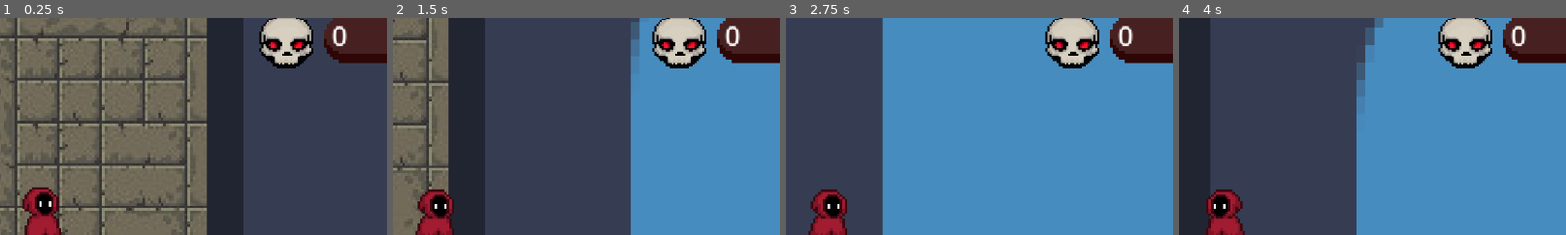
Above: before the commit, frames 1-4 (left to right).
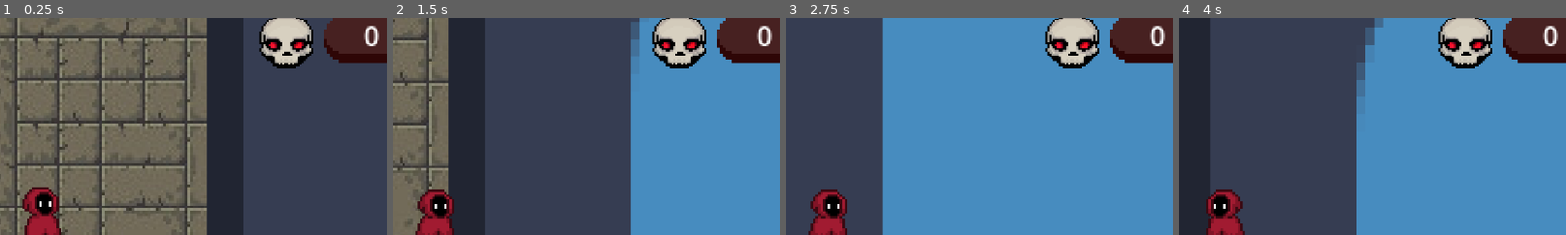
Above: after the commit, the same moments.

Repository: StrongDuck420/Oathless
Game: Godot game, scene res://scene/main.tscn
The game is run twice, just before and just after one commit, with the same random seed, the same clock (stepped at 60 frames per second) and the same inputs. The engine's default icon, where the game draws it, is replaced by a stand-in: a white triangle on a blue panel in a dark square.
Inputs (mouse positions are % of the whole screen's width and height, from its top left):
- Up to frame 1 (0.25 s): no input
- Up to frame 2 (1.5 s): tap Enter at 0.5 s; move the mouse to (72, 45) at 0.52 s; hold D (right) 0.53-1.28 s; click (72, 45) at 0.6 s; move the mouse to (30, 55) at 1.27 s; hold S (down) from 1.28 s (still down); click (30, 55) at 1.35 s
- Up to frame 3 (2.75 s): move the mouse to (60, 28) at 2.02 s; release S (down) at 2.03 s; hold D (right) from 2.03 s (still down); click (60, 28) at 2.1 s
- Up to frame 4 (4 s): move the mouse to (45, 70) at 2.77 s; release D (right) at 2.78 s; hold W (up) 2.78-3.53 s; click (45, 70) at 2.85 s; move the mouse to (80, 65) at 3.52 s; hold A (left) from 3.53 s (still down); click (80, 65) at 3.6 s
The pictures show only the part of the screen within x 44-94%, y 4-54%; the shares and areas given below are measured in that part.

The runs differ from the first frame. In frame 1, 0.5% of the frame differs, in the area x 85-98%, y 3-13%; in frame 2, 0.5%; in frame 3, 0.5%; in frame 4, 0.5%.

Commit message:
killcounter aligenment and extre pc test

Diff:
--- a/scene/main.tscn
+++ b/scene/main.tscn
@@ -63,7 +63,7 @@
 anchor_right = 1.0
 offset_left = -148.0
 offset_top = 26.0
-offset_right = -22.0
+offset_right = -100.0
 offset_bottom = 66.0
 grow_horizontal = 0
 scale = Vector2(2.5, 2.5)
@@ -75,6 +75,7 @@
 layout_mode = 2
 text = "0
 "
+horizontal_alignment = 1
 
 [node name="heart 1" type="Sprite2D" parent="CanvasLayer"]
 position = Vector2(72, 64)
